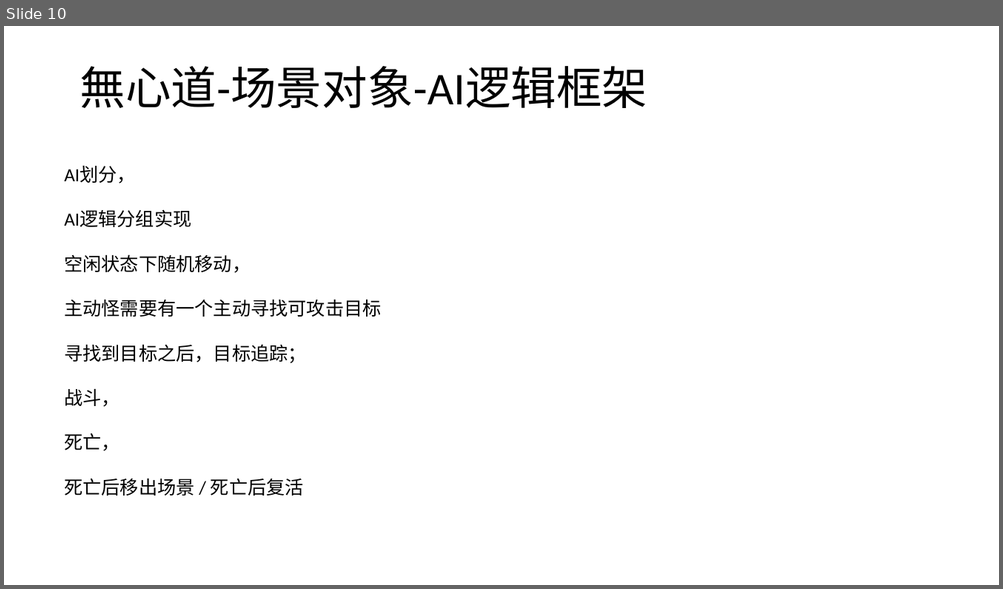
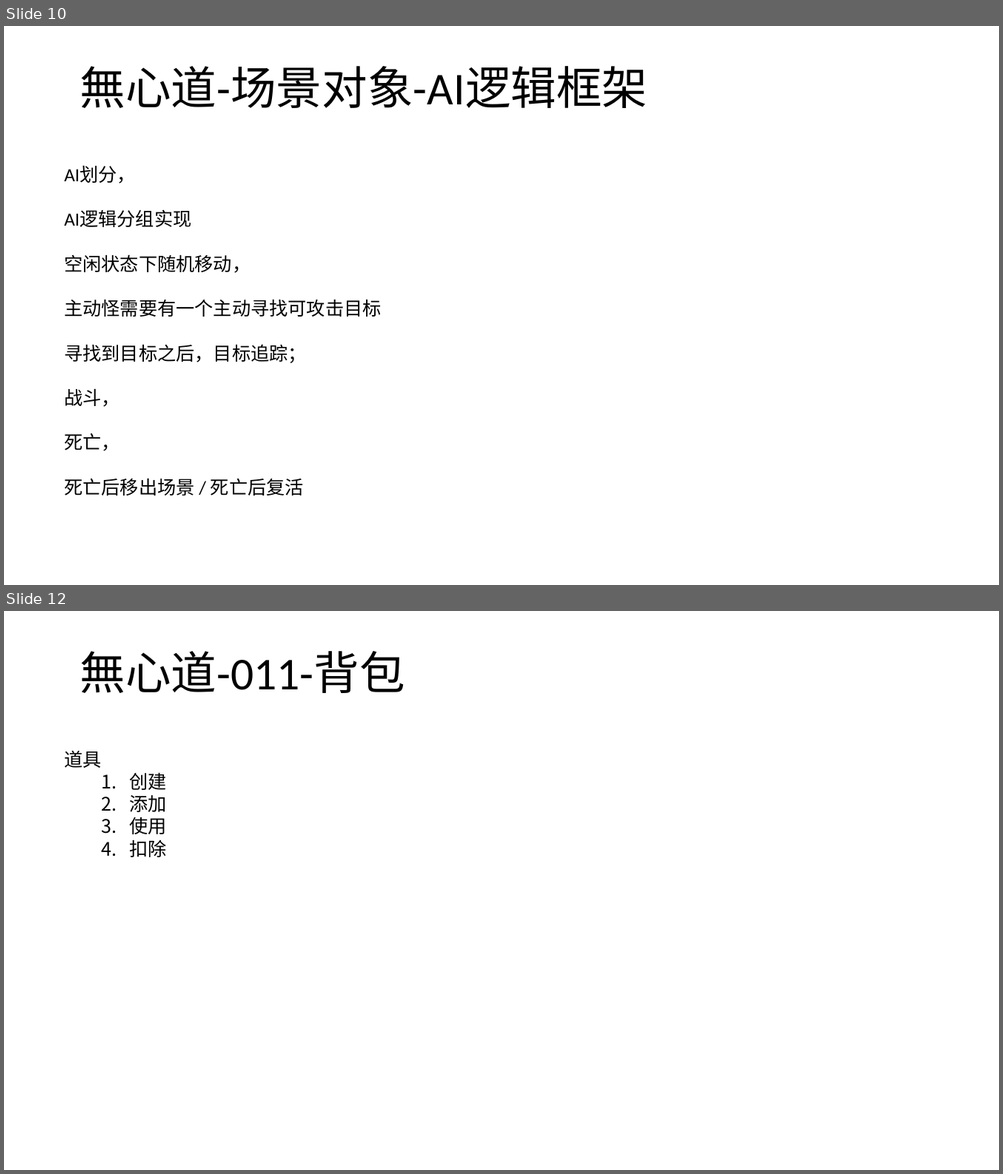
Before and after one commit to wxd-gaming/wxdgaming.boot, a slide deck: 無心道快速开发演示文稿.pptx. Shown one above the other, each under a label of ours: slide 10 before the commit, slides 10 and 12 after it; the slides between them are not shown. The pictures are 1003x589 and 1003x1174 pixels, drawn with LibreOffice and Linux fonts; fonts in the diff are those of the drawing. Boxes give left, top, right and bottom in pixels: in the first picture for what was removed or moved away, otherwise in the second. Text is boxed around its words. In the diff, an @@ line names an element or a change of style, - is before the commit and + after.

```diff
--- a/無心道快速开发演示文稿.pptx
+++ b/無心道快速开发演示文稿.pptx
@@ slide 12 added at (4,611,999,1170), background #FFFFFF @@
@@ title added at (79,651,405,693), 44 pt, text #000000 @@
+無心道-011-背包
@@ text added at (64,751,167,857), 18 pt, text #000000 @@
+道具
+  1. 创建
+  2. 添加
+  3. 使用
+  4. 扣除
```
Also in this commit, not shown: 1 other slide added.
